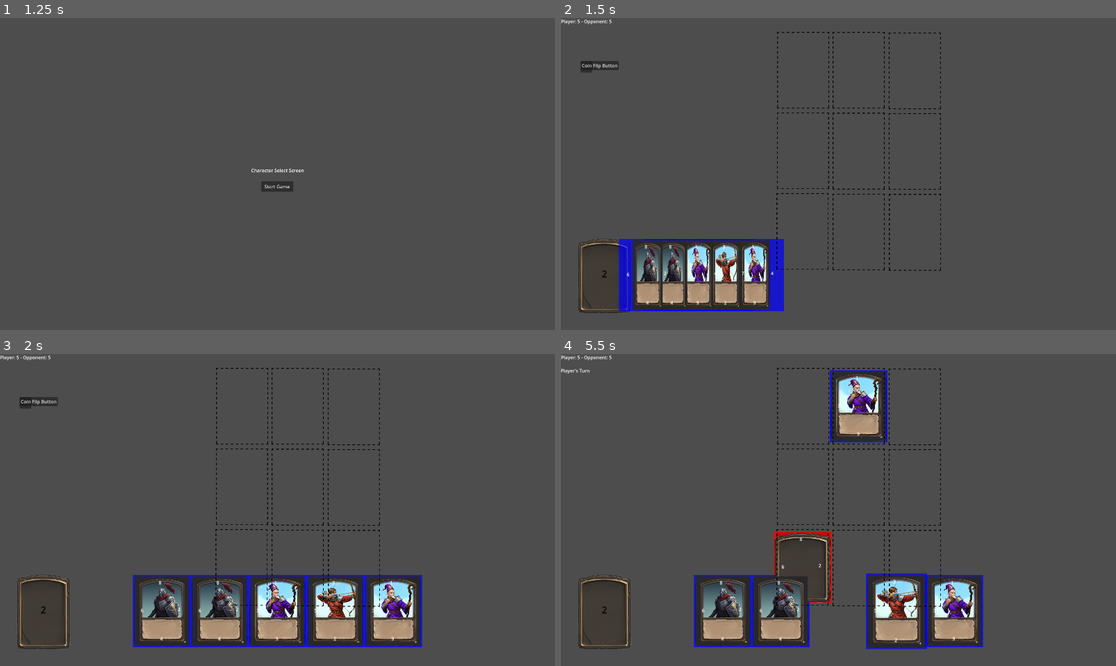
Above: before the commit, frames 1-4 (two rows, left to right).
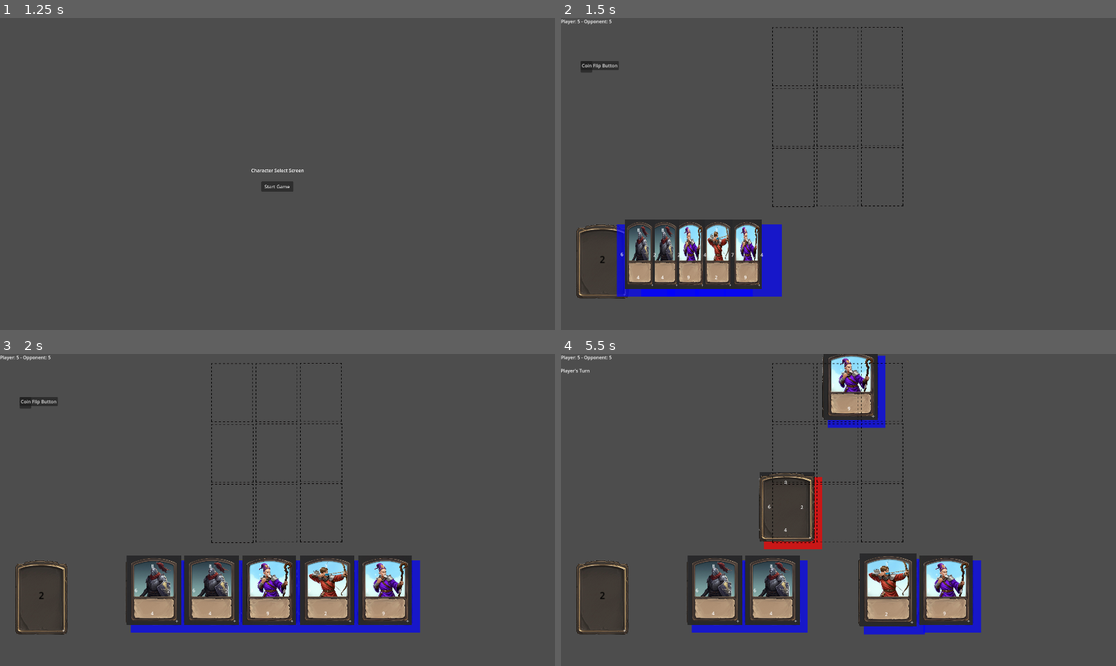
Above: after the commit, the same moments.

Repository: leslieharding/GreekMythTripleTriad2
Game: Godot game, scene res://Scenes/main_menu.tscn
Two runs of this game, one before a commit and one after it. Both use one fixed random seed, a clock stepped at 60 frames per second and the inputs below. The engine's default icon, where the game draws it, is replaced by a stand-in: a white triangle on a blue panel in a dark square.
Inputs (mouse positions are in pixels of both pictures, inside the frame that each line leads up to):
- Up to frame 1 (1.25 s): click "New Game" at 0.5 s
- Up to frame 2 (1.5 s): click "Start Game" at 1.25 s
- Up to frame 3 (2 s): no input
- Up to frame 4 (5.5 s): click "Coin Flip Button" at 2 s; drag from (955, 609) to (783, 609) at 2.77 s; tap Enter at 3.5 s; drag from (805, 566) to (955, 609) at 3.52 s; move the mouse to (894, 609) at 4.27 s; click (894, 609) at 4.42 s; tap Space at 5 s; drag from (838, 609) to (860, 407) at 5.02 s

Frame 1 is identical in both runs. In frame 2, 9.0% of the frame differs, in the area x 2-69%, y 2-95%; in frame 3, 16%; in frame 4, 19%, in the area x 2-77%, y 0-95%.

Commit message:
card slot and card size changes
as above

Diff:
--- a/Scenes/card.tscn
+++ b/Scenes/card.tscn
@@ -5,7 +5,7 @@
 [ext_resource type="Texture2D" uid="uid://c7soelutudlxw" path="res://Images/deck.png" id="2_brehn"]
 
 [sub_resource type="RectangleShape2D" id="RectangleShape2D_wf8id"]
-size = Vector2(190, 240)
+size = Vector2(146, 197)
 
 [sub_resource type="Animation" id="Animation_eumee"]
 length = 0.001
@@ -121,46 +121,48 @@
 script = ExtResource("1_wf8id")
 
 [node name="CardBackImage" type="Sprite2D" parent="."]
-position = Vector2(-7.15256e-07, -1.49997)
+position = Vector2(-22.0001, -23.5)
 scale = Vector2(0.266667, 0.239258)
 texture = ExtResource("2_brehn")
 
 [node name="CardImage" type="Sprite2D" parent="."]
 z_index = -1
+position = Vector2(-20.9999, -22)
 scale = Vector2(0.25931, 0.234375)
 texture = ExtResource("1_0qqmn")
 
 [node name="Area2D" type="Area2D" parent="."]
 
 [node name="CollisionShape2D" type="CollisionShape2D" parent="Area2D"]
+position = Vector2(-22, -21.5)
 shape = SubResource("RectangleShape2D_wf8id")
 
 [node name="South" type="RichTextLabel" parent="."]
-offset_left = -6.0
-offset_top = 84.0
-offset_right = 34.0
-offset_bottom = 124.0
+offset_left = -31.0
+offset_top = 46.0
+offset_right = 9.0
+offset_bottom = 86.0
 text = "0"
 
 [node name="North" type="RichTextLabel" parent="."]
-offset_left = -11.0
-offset_top = -110.0
-offset_right = 29.0
-offset_bottom = -70.0
+offset_left = -30.0
+offset_top = -118.0
+offset_right = 10.0
+offset_bottom = -78.0
 text = "0"
 
 [node name="East" type="RichTextLabel" parent="."]
-offset_left = 55.0
-offset_top = -18.0
-offset_right = 95.0
-offset_bottom = 22.0
+offset_left = 26.0
+offset_top = -32.0
+offset_right = 66.0
+offset_bottom = 8.0
 text = "0"
 
 [node name="West" type="RichTextLabel" parent="."]
-offset_left = -73.0
-offset_top = -14.0
-offset_right = -33.0
-offset_bottom = 26.0
+offset_left = -87.0
+offset_top = -34.0
+offset_right = -47.0
+offset_bottom = 6.0
 text = "0"
 
 [node name="AnimationPlayer" type="AnimationPlayer" parent="."]
--- a/Scenes/card_slot.tscn
+++ b/Scenes/card_slot.tscn
@@ -4,12 +4,14 @@
 [ext_resource type="Script" uid="uid://dqhnt35ebox5b" path="res://Scripts/card_slot.gd" id="1_dd0t8"]
 
 [sub_resource type="RectangleShape2D" id="RectangleShape2D_jjvhh"]
-size = Vector2(182, 268)
+size = Vector2(144, 201)
 
 [node name="CardSlot" type="Node2D"]
 script = ExtResource("1_dd0t8")
 
 [node name="CardSlotImage" type="Sprite2D" parent="."]
+position = Vector2(1, 1)
+scale = Vector2(0.805556, 0.767925)
 texture = ExtResource("1_2yd5i")
 
 [node name="Area2D" type="Area2D" parent="."]
@@ -17,4 +19,5 @@
 collision_mask = 2
 
 [node name="CollisionShape2D" type="CollisionShape2D" parent="Area2D"]
+position = Vector2(1, 0.5)
 shape = SubResource("RectangleShape2D_jjvhh")
--- a/Scenes/main.tscn
+++ b/Scenes/main.tscn
@@ -17,6 +17,7 @@
 size = Vector2(180, 257)
 
 [node name="Main" type="Node2D"]
+position = Vector2(-7, -50)
 script = ExtResource("1_344ge")
 
 [node name="CardBattle" type="Node2D" parent="."]
@@ -35,31 +36,31 @@
 script = ExtResource("6_6iyac")
 
 [node name="CardSlot" parent="CardSlots" instance=ExtResource("3_8gbba")]
-position = Vector2(838, 181)
+position = Vector2(809, 183)
 
 [node name="CardSlot2" parent="CardSlots" instance=ExtResource("3_8gbba")]
-position = Vector2(1030, 181)
+position = Vector2(963, 183)
 
 [node name="CardSlot3" parent="CardSlots" instance=ExtResource("3_8gbba")]
-position = Vector2(837, 460)
+position = Vector2(810, 393)
 
 [node name="CardSlot4" parent="CardSlots" instance=ExtResource("3_8gbba")]
-position = Vector2(836, 739)
+position = Vector2(810, 601)
 
 [node name="CardSlot5" parent="CardSlots" instance=ExtResource("3_8gbba")]
-position = Vector2(1030, 461)
+position = Vector2(963, 392)
 
 [node name="CardSlot6" parent="CardSlots" instance=ExtResource("3_8gbba")]
-position = Vector2(1030, 741)
+position = Vector2(963, 600)
 
 [node name="CardSlot7" parent="CardSlots" instance=ExtResource("3_8gbba")]
-position = Vector2(1224, 183)
+position = Vector2(1116, 182)
 
 [node name="CardSlot8" parent="CardSlots" instance=ExtResource("3_8gbba")]
-position = Vector2(1224, 462)
+position = Vector2(1117, 391)
 
 [node name="CardSlot9" parent="CardSlots" instance=ExtResource("3_8gbba")]
-position = Vector2(1225, 742)
+position = Vector2(1117, 599)
 
 [node name="PlayerHand" type="Node2D" parent="."]
 script = ExtResource("3_jjvhh")
